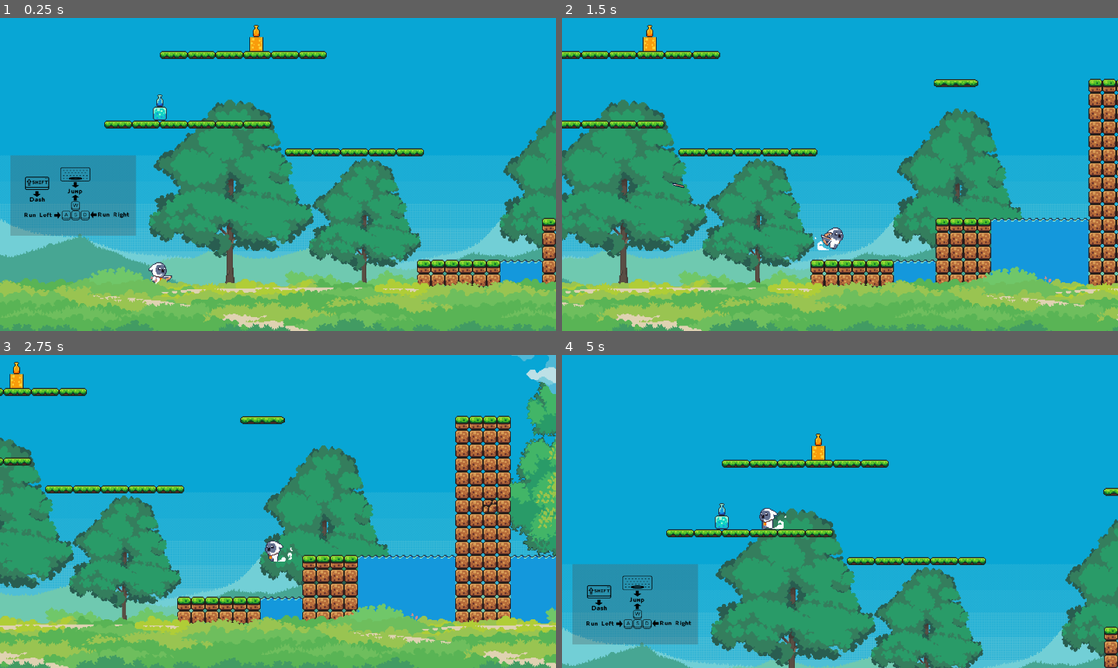
Above: before the commit, frames 1-4 (two rows, left to right).
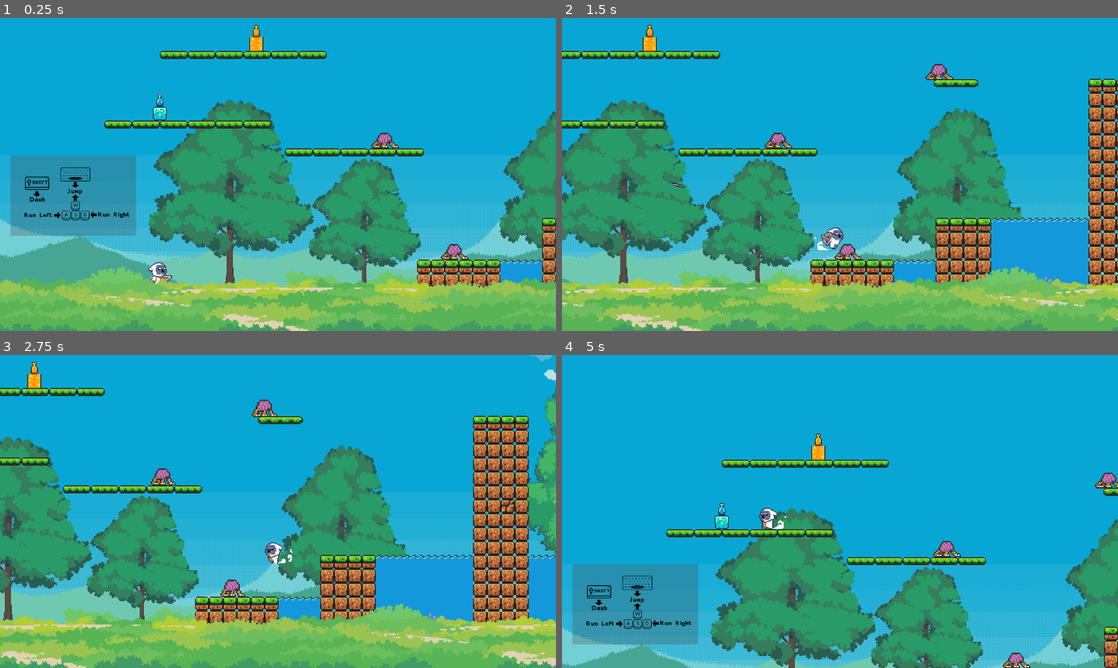
Above: after the commit, the same moments.

Repository: Anastylos/Jump-and-Run
Game: Godot game, scene res://scenes/game.tscn
Same seed, same stepped clock (60 frames per second), same inputs: the game is played once before the commit and once after it.
Inputs (mouse positions are in pixels of both pictures, inside the frame that each line leads up to):
- Up to frame 1 (0.25 s): no input
- Up to frame 2 (1.5 s): move the mouse to (962, 158) at 0.52 s; hold D (right) from 0.53 s (still down); tap Shift (dash) at 0.6 s; tap Space (springen) at 0.77 s; move the mouse to (728, 190) at 1.27 s; click (728, 190) at 1.35 s
- Up to frame 3 (2.75 s): tap Space (springen) at 1.52 s; move the mouse to (333, 442) at 2.02 s; release D (right) at 2.03 s; hold A (left) from 2.03 s (still down); hold Right mouse button (slowmow) from 2.03 s (still down)
- Up to frame 4 (5 s): move the mouse to (812, 574) at 2.77 s; release A (left) at 2.78 s; release Right mouse button (slowmow) at 2.78 s; hold D (right) 2.78-4.28 s; tap Shift (dash) at 2.85 s; tap Space (springen) at 3.02, 3.77, 4.52 s; move the mouse to (1006, 558) at 3.52 s; click (1006, 558) at 3.6 s; move the mouse to (673, 464) at 4.27 s; hold A (left) from 4.28 s (still down); right-click (673, 464) at 4.35 s

The runs differ from the first frame. In frame 1, 0.3% of the frame differs, in the area x 66-85%, y 36-78%; in frame 2, 0.5%; in frame 3, 35%, in the area x 0-100%, y 0-100%; in frame 4, 0.5%.

Commit message:
enemy+goal
enemy+goal

Diff:
--- a/Godot Game/scenes/game.tscn
+++ b/Godot Game/scenes/game.tscn
@@ -8,11 +8,13 @@
 [ext_resource type="Texture2D" uid="uid://bgrb63g7x3y4y" path="res://assests/nature-backgrounds-pixel-art/nature_1/2.png" id="5_kryxk"]
 [ext_resource type="Texture2D" uid="uid://ccgwya4pdtd7x" path="res://assests/nature-backgrounds-pixel-art/nature_1/3.png" id="5_nglb2"]
 [ext_resource type="Texture2D" uid="uid://b8865idw0j4ue" path="res://assests/InstuctionPicture-removebg-preview.png" id="6_akgxi"]
-[ext_resource type="TileSet" uid="uid://cmhum7edpr41v" path="res://scenes/worldTileSet.tres" id="8_qpi0n"]
-[ext_resource type="PackedScene" uid="uid://bc2otyvk6ohr3" path="res://scenes/Ice_Totem.tscn" id="9_dhcip"]
+[ext_resource type="PackedScene" uid="uid://cquxdc4nxv1e" path="res://scenes/goal.tscn" id="7_mdry6"]
+[ext_resource type="PackedScene" path="res://scenes/nahkampfGegner.tscn" id="8_3kcqr"]
+[ext_resource type="TileSet" uid="uid://ds0uihgbfxlmd" path="res://scenes/worldTileSet.tres" id="8_qpi0n"]
+[ext_resource type="PackedScene" path="res://scenes/Ice_Totem.tscn" id="9_dhcip"]
 [ext_resource type="PackedScene" uid="uid://uuylubojul0i" path="res://scenes/platform.tscn" id="10_awimq"]
 [ext_resource type="PackedScene" uid="uid://cqf4hg6nsi43d" path="res://scenes/killzone.tscn" id="11_lbcwo"]
-[ext_resource type="PackedScene" uid="uid://bypqyqj801t3t" path="res://scenes/FireTotem.tscn" id="12_ttt40"]
+[ext_resource type="PackedScene" path="res://scenes/FireTotem.tscn" id="12_ttt40"]
 
 [sub_resource type="RectangleShape2D" id="RectangleShape2D_2tclj"]
 size = Vector2(31, 11)
@@ -224,7 +226,7 @@
 texture = ExtResource("3_6008t")
 
 [node name="16" type="Sprite2D" parent="background"]
-z_index = -1
+z_index = -5
 position = Vector2(1708, 49)
 scale = Vector2(1.07157, 1.30473)
 texture = ExtResource("3_6008t")
@@ -235,6 +237,7 @@
 texture = ExtResource("5_kryxk")
 
 [node name="21" type="Sprite2D" parent="background"]
+z_index = -5
 position = Vector2(1665, -162)
 rotation = -3.14159
 scale = Vector2(1, -1)
@@ -259,6 +262,15 @@
 scale = Vector2(0.248559, 0.242475)
 texture = ExtResource("6_akgxi")
 
+[node name="CharacterBody2D" parent="background" instance=ExtResource("8_3kcqr")]
+position = Vector2(242, 126)
+
+[node name="CharacterBody2D2" parent="background" instance=ExtResource("8_3kcqr")]
+position = Vector2(162, 0)
+
+[node name="CharacterBody2D3" parent="background" instance=ExtResource("8_3kcqr")]
+position = Vector2(462, -94)
+
 [node name="KillZones" type="Node" parent="."]
 
 [node name="killzone" parent="KillZones" instance=ExtResource("11_lbcwo")]
@@ -392,3 +404,6 @@
 
 [node name="Area2D" parent="." instance=ExtResource("12_ttt40")]
 position = Vector2(5, -128)
+
+[node name="Goal" parent="." instance=ExtResource("7_mdry6")]
+position = Vector2(1593, -102)
--- a/Godot Game/scenes/goal.tscn
+++ b/Godot Game/scenes/goal.tscn
@@ -1906,6 +1906,8 @@
 position = Vector2(124.444, 100.741)
 scale = Vector2(0.390805, 0.443548)
 sprite_frames = SubResource("SpriteFrames_xytb4")
+frame = 39
+frame_progress = 1.0
 
 [node name="orangeExplo" type="AnimatedSprite2D" parent="."]
 visible = false
--- a/Godot Game/scenes/platform.tscn
+++ b/Godot Game/scenes/platform.tscn
@@ -24,7 +24,6 @@
 
 [node name="CollisionShape2D" type="CollisionShape2D" parent="."]
 position = Vector2(-0.305839, -1)
-scale = Vector2(1, 1)
 shape = SubResource("RectangleShape2D_ukxn2")
 one_way_collision = true
 
Not shown: 1 places in Godot Game/scenes/game.tscn that only renumber resources
Not shown: 1 places in Godot Game/scenes/goal.tscn that only renumber resources
Not shown: 1 places in Godot Game/scenes/worldTileSet.tres that only renumber resources
